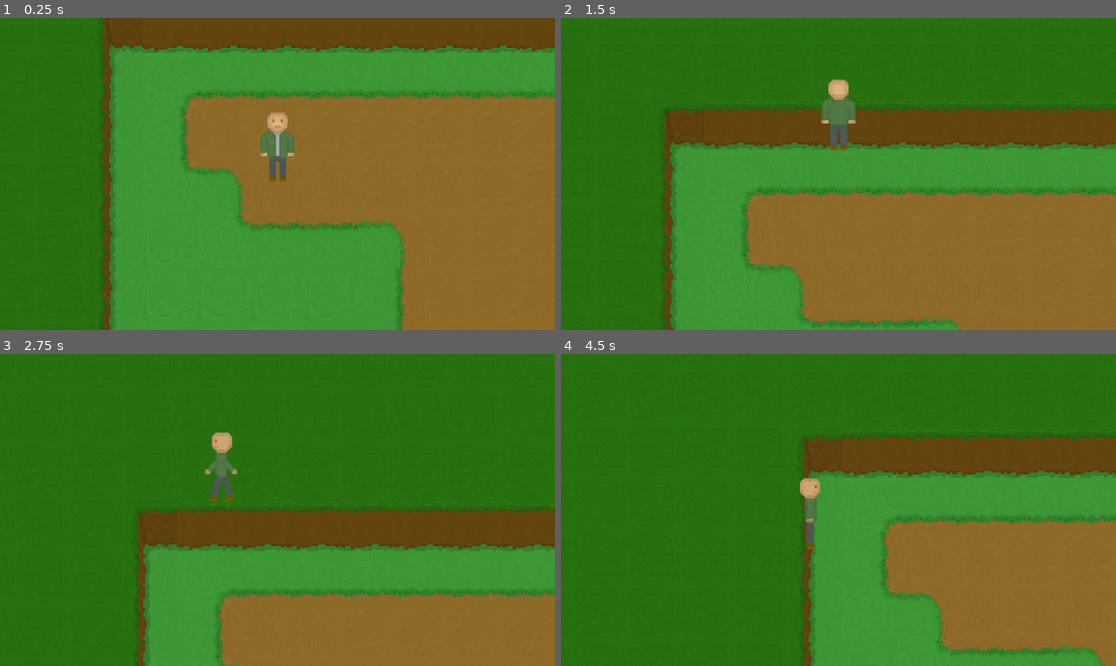
Above: before the commit, frames 1-4 (two rows, left to right).
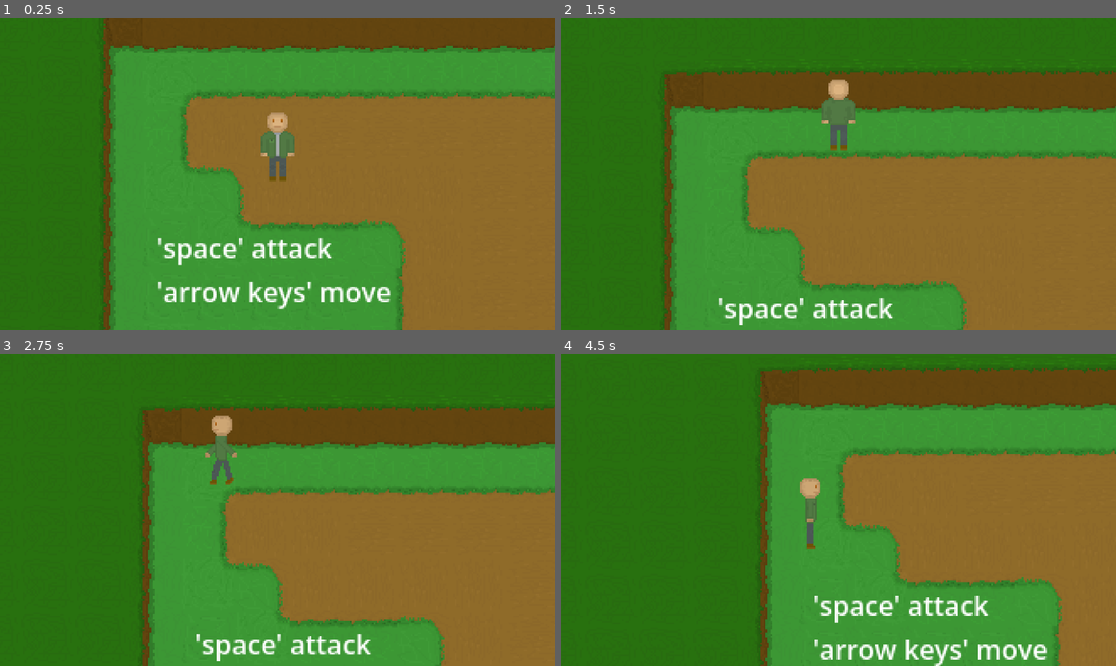
Above: after the commit, the same moments.

Repository: fosterhayes-jpg/Assessment
Game: Godot game, scene res://scenes/cliff_side.tscn
Same seed, same stepped clock (60 frames per second), same inputs: the game is played once before the commit and once after it. The engine's default icon, where the game draws it, is replaced by a stand-in: a white triangle on a blue panel in a dark square.
Inputs:
- Up to frame 1 (0.25 s): no input
- Up to frame 2 (1.5 s): tap Enter at 0.5 s; hold Up (ui_up) from 0.53 s (still down); tap Space (attack) at 0.6, 1.35 s
- Up to frame 3 (2.75 s): release Up (ui_up) at 2.03 s; hold Left (ui_left) from 2.03 s (still down); tap Space (attack) at 2.1 s
- Up to frame 4 (4.5 s): tap Space (attack) at 2.85, 3.6, 4.35 s; release Left (ui_left) at 3.53 s; hold Down (ui_down) 3.53-4.28 s; hold Right (ui_right) from 4.28 s (still down)

The runs differ from the first frame. In frame 1, 2.2% of the frame differs, in the area x 28-71%, y 70-94%; in frame 2, 32%; in frame 3, 49%, in the area x 24-100%, y 16-100%; in frame 4, 42%.

Commit message:
Update cliff_side.tscn

Diff:
--- a/assessment/scenes/cliff_side.tscn
+++ b/assessment/scenes/cliff_side.tscn
@@ -96,7 +96,7 @@
 sources/2 = SubResource("TileSetAtlasSource_te2g4")
 
 [sub_resource type="RectangleShape2D" id="RectangleShape2D_ygqrx"]
-size = Vector2(207, 64)
+size = Vector2(207, 72)
 
 [node name="cliffside" type="Node2D" unique_id=552792617]
 script = ExtResource("1_0riok")
@@ -119,16 +119,25 @@
 [node name="collisions" type="StaticBody2D" parent="." unique_id=972251467]
 
 [node name="CollisionPolygon2D" type="CollisionPolygon2D" parent="collisions" unique_id=988667424]
-polygon = PackedVector2Array(264, 168, 264, 568, 488, 640, 488, 704, 696, 704, 696, 640, 912, 640, 1000, 432, 976, 112, 680, 72, 288, 144, 784, -8, 1208, 168, 1208, 440, 1000, 736, 704, 808, 568, 776, 192, 600, 128, 376, 176, 176)
+position = Vector2(8, -8)
+polygon = PackedVector2Array(296, 176, 296, 512, 488, 512, 488, 712, 680, 712, 680, 512, 904, 512, 904, 192, 304, 192, 304, 144, 784, -8, 1208, 168, 1208, 440, 1000, 736, 704, 808, 568, 776, 192, 600, 128, 376, 176, 176)
 
 [node name="cliffside_exitpoint" type="Area2D" parent="." unique_id=109387650]
 script = ExtResource("1_0riok")
 
 [node name="CollisionShape2D" type="CollisionShape2D" parent="cliffside_exitpoint" unique_id=1364027990]
-position = Vector2(592.5, 672)
+position = Vector2(592.5, 668)
 shape = SubResource("RectangleShape2D_ygqrx")
 
 [node name="player" parent="." unique_id=739061269 instance=ExtResource("6_0riok")]
 position = Vector2(400, 264)
 
+[node name="Label" type="Label" parent="." unique_id=1393262278]
+offset_left = 328.0
+offset_top = 296.0
+offset_right = 468.0
+offset_bottom = 353.0
+text = "'space' attack
+'arrow keys' move"
+
 [connection signal="body_entered" from="cliffside_exitpoint" to="cliffside_exitpoint" method="_on_body_entered"]
